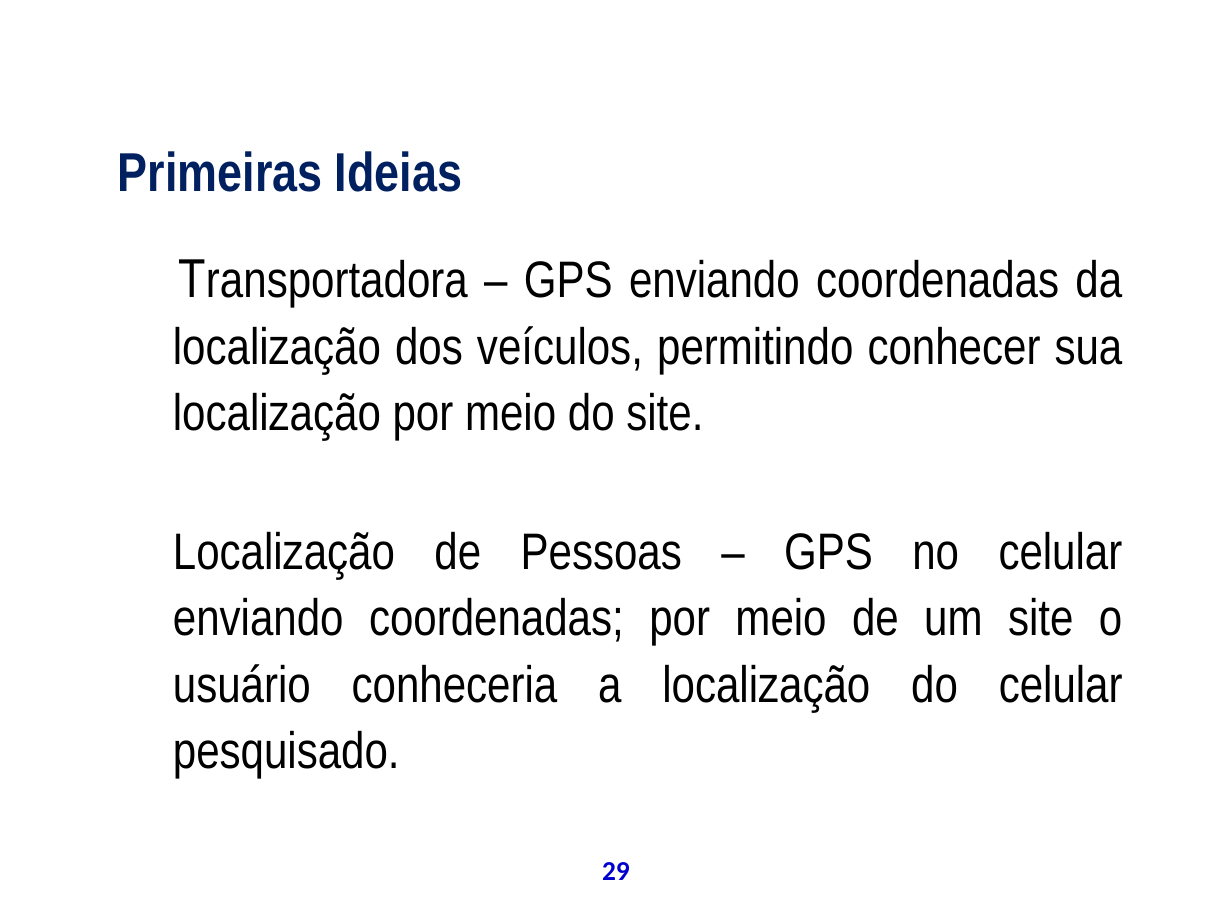
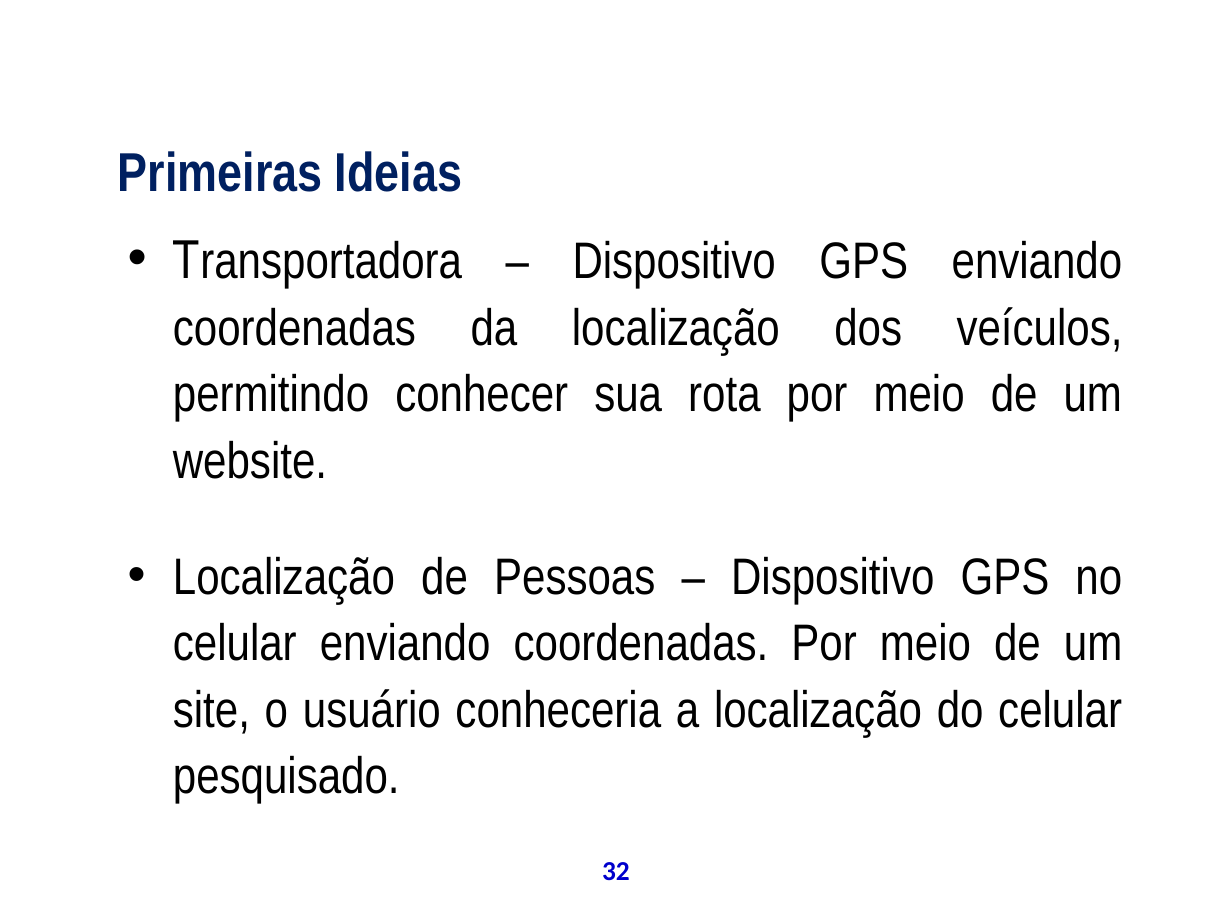
Before and after one commit to theoziran/sislodim, a slide deck: slide 32 of documentos/ProjetoPSA/Apresentação Final.ppt (slide 29 before the commit). Drawn at 1232x924 pixels with LibreOffice and Linux fonts; fonts in the diff are those of the drawing; background and template pictures are left out. Boxes give left, top, right and bottom in pixels: in the first picture for what was removed or moved away, otherwise in the second. Text is boxed around its words. In the diff, an @@ line names an element or a change of style, - is before the commit and + after.

```diff
--- a/documentos/ProjetoPSA/Apresentação Final.ppt
+++ b/documentos/ProjetoPSA/Apresentação Final.ppt
@@ text at box(173, 240, 1123, 803): text changed @@
-Transportadora – GPS enviando coordenadas da localização dos veículos, permitindo conhecer sua localização por meio do site.
-Localização de Pessoas – GPS no celular enviando coordenadas; por meio de um site o usuário conheceria a localização do celular pesquisado.
+• Transportadora – Dispositivo GPS enviando coordenadas da localização dos veículos, permitindo conhecer sua rota por meio de um website.
+• Localização de Pessoas – Dispositivo GPS no celular enviando coordenadas. Por meio de um site, o usuário conheceria a localização do celular pesquisado.
@@ page number at box(602, 862, 630, 880): text changed @@
-29
+32
```
Also in this commit, not shown: 46 other slides changed, 4 slides added, 1 slide removed.
